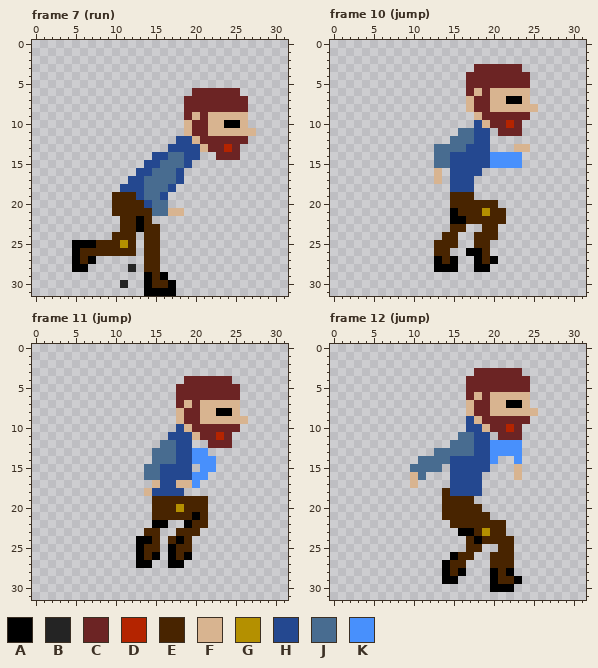
File history of a pixel-art file, Tor.aseprite. This is how it looked before the edit.
32x32 pixels, 22 frames. Shown: frame 7 (run), frame 10 (jump), frame 11 (jump), frame 12 (jump). The commit also changed other frames, which this record leaves out.
Palette (. is transparent): A #000000  B #242424  C #6c2424  D #b42400  E #482400  F #d8b490  G #b49000  H #244890  J #486c90  K #4890fc
Pixels before, frame 7 (run), first column x 5:
 6 ...............CCCCCC..
 7 ..............CCCCCCCC.
 8 ..............CCCCCCCC.
 9 ..............CFCFFFFF.
10 ..............FCCFFAAF.
11 ..............FCCFFFFFF
12 .............HHFCCCCCC.
13 ............HHHHFCCDC..
14 ..........HHJJHH..CCC..
15 .........HHJJJH........
16 ........HHJJJH.........
17 .......HHJJJJH.........
18 ......HHHJJJH..........
19 .....EEEHJJH...........
20 .....EEEEHJJ...........
21 .....EEEEEJJFF.........
22 ......EEAE.............
23 ......EEAEE............
24 .....EEE.EE............
25 AAAEEEGE.EE............
26 AEEEEEEE.EE............
27 AEA......EE............
28 AA.....B.EE............
29 .........AEA...........
30 ......B..AEEA..........
31 .........AAAA..........
Pixels before, frame 10 (jump), first column x 13:
 3 .....CCCCCC..
 4 ....CCCCCCCC.
 5 ....CCCCCCCC.
 6 ....CFCFFFFF.
 7 ....FCCFFAAF.
 8 ....FCCFFFFFF
 9 .....FCCCCCC.
10 .....HFCCDC..
11 ...JJHH.CCC..
12 ..JJJHH......
13 JJJJHHH...FF.
14 JJHHHHHKKKK..
15 JJHHHHHKKKK..
16 F.HHHH.......
17 F.HHH........
18 ..HHH........
19 ..EEE........
20 ..EEEEEE.....
21 ..AEEEGEE....
22 ..AAEEEEE....
23 ..EE..EE.....
24 .EE..EEE.....
25 EEE..EE......
26 EE..AAE......
27 AEA..AEA.....
28 AAA..AA......
Pixels before, frame 11 (jump), first column x 13:
 4 ......CCCCCC..
 5 .....CCCCCCCC.
 6 .....CCCCCCCC.
 7 .....CFCFFFFF.
 8 .....FCCFFAAF.
 9 .....FCCFFFFFF
10 .....HFCCCCCC.
11 ....HHHFCCDC..
12 ...JJHH..CCC..
13 ..JJJHHKK.....
14 ..JJJHHKKK....
15 .JJHHHH.KK....
16 .JJHHHHKK.....
17 ..FHHFFK......
18 .FHHHH........
19 ..EEEEEEE.....
20 ..EEEGEEE.....
21 ..EEEEEAE.....
22 ..AA..AEE.....
23 .EE..EEE......
24 AAE.EAE.......
25 AEE.AEE.......
26 AEA.AEA.......
27 AA..AA........
Pixels before, frame 12 (jump), first column x 10:
 3 ........CCCCCC..
 4 .......CCCCCCCC.
 5 .......CCCCCCCC.
 6 .......CFCFFFFF.
 7 .......FCCFFAAF.
 8 .......FCCFFFFFF
 9 .......HFCCCCCC.
10 .......HHFCCDC..
11 ......JJHH.CCC..
12 .....JJJHHKKKK..
13 ...JJJJJHHKKKK..
14 .JJJJHHHHHK..K..
15 JJJJ.HHHHH...F..
16 FJ...HHHH....F..
17 F....HHHH.......
18 ....EHHHH.......
19 ....EEEE........
20 ....EEEEE.......
21 ....EEEEEE......
22 .....EEEEEEE....
23 ......AAEGEE....
24 .......EAEEEE...
25 .......EE..EE...
26 .....AEE..EEE...
27 ....AEE...EEE...
28 ....AEA...AEA...
29 ....AA....AEEA..
30 ..........AAA...
And afterwards:
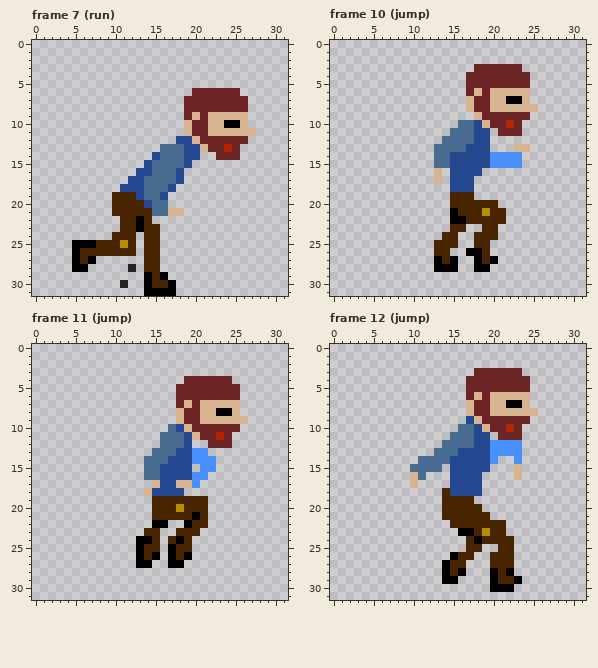
Changes in this commit:
{"where": "frame 7 (run)"}
{"frame":7,"y":13,"x":16,"old":".HH","new":"JJJ"}
{"frame":7,"y":14,"x":16,"old":"H","new":"J"}
{"frame":7,"y":15,"x":15,"old":"H","new":"J"}
{"where": "frame 10 (jump)"}
{"frame":10,"y":10,"x":16,"old":"..","new":"JJ"}
{"frame":10,"y":11,"x":15,"old":".","new":"J"}
{"frame":10,"y":12,"x":14,"old":".","new":"J"}
{"where": "frame 11 (jump)"}
{"frame":11,"y":10,"x":17,"old":".","new":"J"}
{"frame":11,"y":11,"x":16,"old":".HH","new":"JJJ"}
{"frame":11,"y":12,"x":18,"old":"H","new":"J"}
{"frame":11,"y":14,"x":14,"old":".","new":"J"}
{"frame":11,"y":14,"x":17,"old":"J","new":"H"}
{"where": "frame 12 (jump)"}
{"frame":12,"y":10,"x":16,"old":".H","new":"JJ"}
{"frame":12,"y":11,"x":15,"old":".","new":"J"}
{"frame":12,"y":12,"x":14,"old":".","new":"J"}
{"frame":12,"y":13,"x":16,"old":"JJ","new":"HH"}
{"label":"changed","picture_box":[152,144,184,168]}
{"label":"added","picture_box":[442,120,474,144]}
{"label":"changed","picture_box":[144,424,184,464]}
{"label":"changed","picture_box":[442,424,474,456]}
